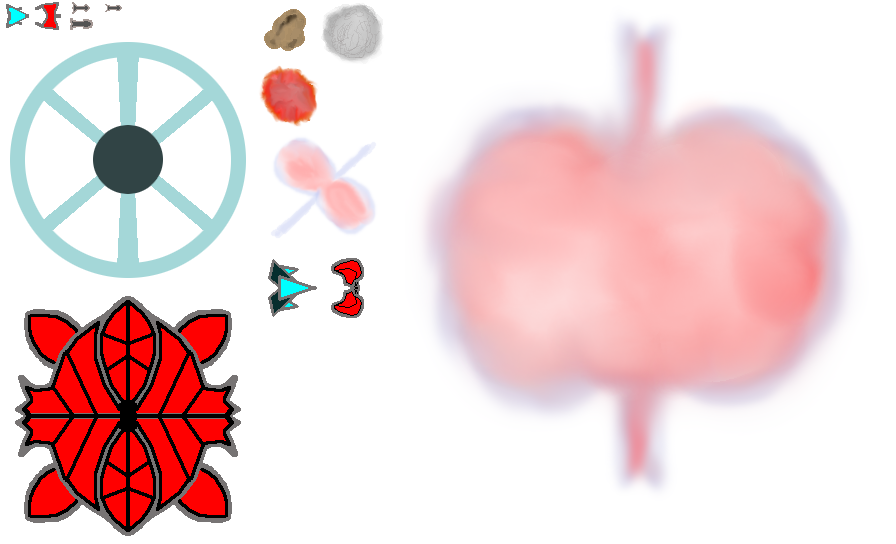
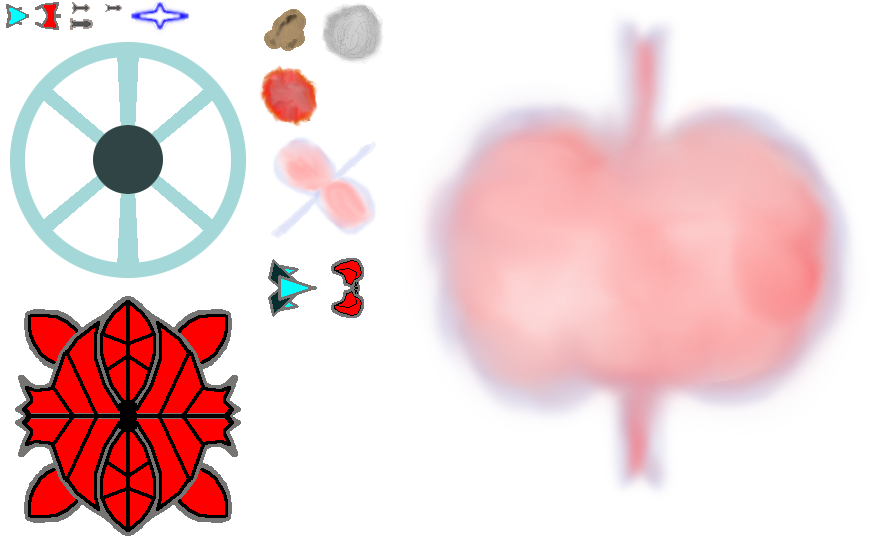
Two versions of the same layered image (896px x 544px). Layer-by-layer changes:
painted on "Background" over box(130, 0, 190, 34)
